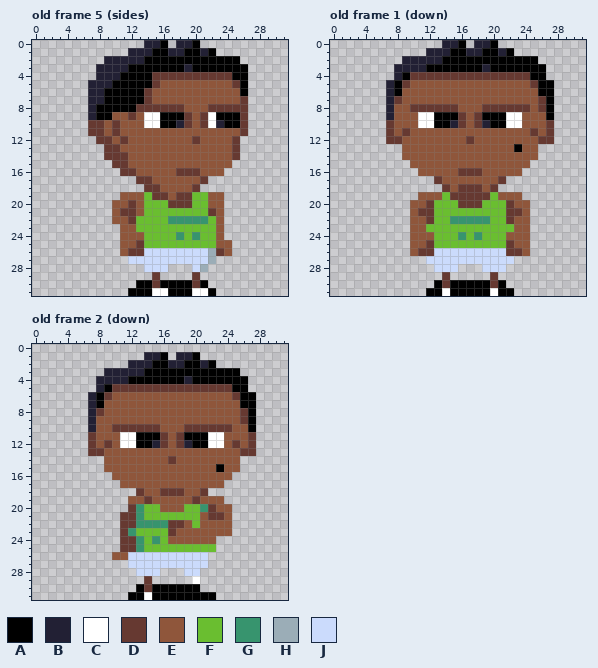
File history of a pixel-art file, sprites/characters/male_2/walking_anims.ase. Above: the version before the commit.
32x32 pixels, 5 frames. Shown: old frame 5 (sides), old frame 1 (down), old frame 2 (down). The commit also changed other frames, which this record leaves out.
Palette (. is transparent): A #000000  B #222034  C #ffffff  D #663931  E #8f563b  F #6abe30  G #37946e  H #9badb7  J #cbdbfc
Pixels before, old frame 5 (sides), first column x 7:
 0 .......BBA.BBA......
 1 .....BBBAABBAABA....
 2 ..BBBBBAAAAAAAAAAAA.
 3 .BBBBAAAAAAABAAAAAAA
 4 .BBBAAAADDDDDDDDDDAA
 5 BBBAAAAADEEEEEEEEEDA
 6 BBAAAAADEEEEEEEEEEEA
 7 BBAAAAADEEEEEEEEEEED
 8 BAAAAADDDDDDEEEDDDDD
 9 BAAEEDECCAAADEDCAAAD
10 DDEDEEECCAABDEDCBAAD
11 DDEDEEEEEEEEEEEEEEED
12 .DDEDEEEEEEEEDEEEED.
13 ..DDEEEEEEEEEEEEEED.
14 ..DDDEEEEEEEEEEEEED.
15 ...DDEEEEEEEEEEEEE..
16 ....DDEEEEEDDDEEE...
17 ......DDEEEEEED.....
18 .......DDEEEED......
19 ....EEEFDDEDDFFEE...
20 ...EEDEFFFDDDFFEE...
21 ...EDDEFFFFFFFFDE...
22 ...EEDFFFFGGGGGFE...
23 ....EEFFFFFFFFFFE...
24 ....EEEFFFFGFGFFE...
25 ....EEDFFFFFFFFFEE..
26 ....EDDJJJJJJJJHDE..
27 .....JJJJJJJJJJH....
28 .......JJJ...JH.....
29 ........D....D......
30 ......AADAAAADA.....
31 .....AAACCAAACCA....
Pixels before, old frame 1 (down), first column x 7:
 0 .......BBA.BBA.......
 1 .....BBBAABBAABA.....
 2 ..BBBBBAAAAAAAAAAAA..
 3 .BBBBAAAAAAABAAAAAAA.
 4 .BADDDDDDDDDDDDDDDAA.
 5 BADEEEEEEEEEEEEEEEDAA
 6 BAEEEEEEEEEEEEEEEEEAA
 7 BDEEEEEEEEEEEEEEEEEDA
 8 BEEDDDDDDEEEDDDDDDEDA
 9 BEEECCAAADEDAAACCEEEA
10 DEEECCAABDEDBAACCEEED
11 DEDEEEEEEEEEEEEEEEDED
12 DDEEEEEEEEDEEEEEEEEDD
13 ..EEEEEEEEEEEEEEAEE..
14 ..EEEEEEEEEEEEEEEEE..
15 ...EEEEEEEEEEEEEEE...
16 ....EEEEEDDDEEEEE....
17 ......DEEEEEEED......
18 .......DEDDDED.......
19 ....EEEFDDDDDFEEE....
20 ...EEDFFFDDDFFFDEE...
21 ...EDDFFFFFFFFFDDE...
22 ...EEDFFGGGGGFFDEE...
23 ...EEFFFFFFFFFFFEE...
24 ...EEEFFFGFGFFFEEE...
25 ...EEDFFFFFFFFFDEE...
26 ...EDDJJJJJJJJJDDE...
27 .....JJJJJJJJJJJ.....
28 ......JJJ...JJJ......
29 .......D.....D.......
30 ......ADAAAAADA......
31 .....AACAAAAACAA.....
Pixels before, old frame 2 (down), first column x 7:
 1 .......BBA.BBA.......
 2 .....BBBAABBAABA.....
 3 ..BBBBBAAAAAAAAAAAA..
 4 .BBBBAAAAAAABAAAAAAA.
 5 .BADDDDDDDDDDDDDDDAA.
 6 BADEEEEEEEEEEEEEEEDAA
 7 BAEEEEEEEEEEEEEEEEEAA
 8 BDEEEEEEEEEEEEEEEEEDA
 9 BEEEEEEEEEEEEEEEEEEDA
10 BEEDDDDDDEEEDDDDDDEEA
11 DEEECCAAADEDAAACCEEED
12 DEDECCAABDEDBAACCEDED
13 DDEEEEEEEEEEEEEEEEEDD
14 ..EEEEEEEEDEEEEEEEE..
15 ..EEEEEEEEEEEEEEAEE..
16 ...EEEEEEEEEEEEEEE...
17 ....EEEEEEEEEEEEE....
18 ......DEEDDDEED......
19 .....EEDEEEEEDEEE....
20 .....DGFFEEEFFGDEE...
21 ....DDGFFFFFFFEDDE...
22 ....DDGGGGDDEFEEEE...
23 ....DGFFFFDEEEEEEE...
24 ....DDGFGFEEEEEE.....
25 ....DDGFFFFFFFFF.....
26 ...EEJJJJJJJJJJ......
27 .....JJJJJJJJJJ......
28 ......JJJ...JJ.......
29 .......D.....C.......
30 ......ADAAAAAA.......
31 .....AACAAAAAAAA.....
After the commit:
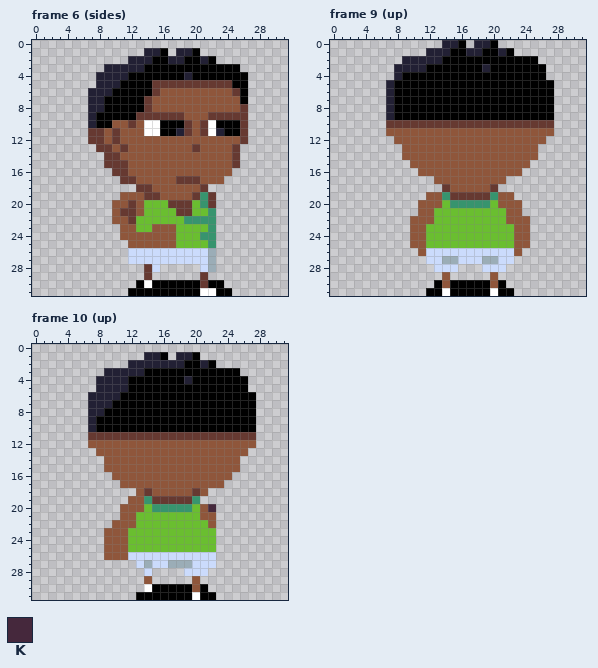
Colours new in this view: K #45283c
A new or re-ordered frame is compared with the old frame closest to it.
Edits made:
frames 5 -> 12
Frame 6 (sides) is new; against old frame 5 (sides):
y 0: x 14..16 BBA -> ...; x 18..20 BBA -> ...
y 1: x 12..13 BB -> ..; x 15 A -> B; x 17 B -> .; x 19 A -> B; x 21..22 BA -> ..
y 2: x 9..11 BBB -> ...; x 14 A -> B; x 17..18 AA -> BB; x 21 A -> B; x 23..25 AAA -> ...
y 3: x 8 B -> .; x 12..13 AA -> BB; x 19 B -> A; x 26 A -> .
y 4: x 11 A -> B; x 15..24 DDDDDDDDDD -> AAAABAAAAA
y 5: x 7 B -> .; x 10 A -> B; x 16..25 EEEEEEEEED -> DDDDDDDDDA
y 6: x 9 A -> B; x 14..15 DE -> AD; x 25 E -> D
y 7: x 26 D -> A
y 8: x 8 A -> B; x 13 D -> A; x 15..18 DDDD -> EEEE; x 22..25 DDDD -> EEEE
y 9: x 10..19 EEDECCAAAD -> AAADDDDDDE; x 21..25 DCAAA -> EDDDD
y 10: x 7..10 DDED -> BAAE; x 12 E -> D; x 18 B -> A; x 23 B -> A
y 11: x 14..19 EEEEEE -> CCAABD; x 21..25 EEEEE -> DCBAA
y 12: x 7 . -> D; x 9..11 DED -> EDE; x 20 D -> E; x 25..26 D. -> ED
y 13: x 8 . -> D; x 10..11 DE -> ED; x 20 E -> D
y 14: x 11 D -> E
y 15: x 9 . -> D; x 25 . -> D
y 16: x 10 . -> D; x 12 D -> E; x 18..20 DDD -> EEE; x 24 . -> E
y 17: x 11..14 ..DD -> DDEE; x 18..23 EEED.. -> DDDEEE
y 18: x 13 . -> D; x 15 D -> E; x 20..21 D. -> ED
y 19: x 14 F -> D; x 16 D -> E; x 18..23 DDFFEE -> EEDGD.
y 20: x 21..23 FEE -> GD.
y 21: x 18..19 FF -> DD; x 22..23 DE -> G.
y 22: x 17..18 GG -> FF; x 22..23 FE -> G.
y 23: x 15..17 FFF -> EEE; x 22..23 FE -> G.
y 24: x 14..18 FFFFG -> EEEEF; x 20..23 GFFE -> FGG.
y 25: x 11 E -> .; x 13..17 DFFFF -> EEEEE; x 22..24 FEE -> G..
y 26: x 11..13 EDD -> .JJ; x 23..24 DE -> ..
y 28: x 14 J -> D; x 16 J -> .; x 20..22 JH. -> .JH
y 29: x 14..15 .D -> D.; x 20..21 D. -> .D
y 30: x 14..15 AD -> CA; x 20..23 DA.. -> ADAA
y 31: x 15..16 CC -> AA; x 20 C -> A; x 22..24 A.. -> CAA
Frame 9 (up) is new; against old frame 1 (down):
y 4: x 10..24 DDDDDDDDDDDDDDD -> AAAAAAAAAAAAAAA
y 5: x 9..25 DEEEEEEEEEEEEEEED -> AAAAAAAAAAAAAAAAA
y 6: x 9..25 EEEEEEEEEEEEEEEEE -> AAAAAAAAAAAAAAAAA
y 7: x 8..26 DEEEEEEEEEEEEEEEEED -> AAAAAAAAAAAAAAAAAAA
y 8: x 8..26 EEDDDDDDEEEDDDDDDED -> AAAAAAAAAAAAAAAAAAA
y 9: x 8..12 EEECC -> AAAAA; x 16..18 DED -> AAA; x 22..26 CCEEE -> AAAAA
y 10: x 8..15 EEECCAAB -> DDDDDDDD; x 17 E -> D; x 19..26 BAACCEEE -> DDDDDDDD
y 11: x 7 D -> E; x 9 D -> E; x 25 D -> E; x 27 D -> E
y 12: x 7..8 DD -> .E; x 17 D -> E; x 26..27 DD -> E.
y 13: x 23 A -> E
y 16: x 16..18 DDD -> EEE
y 17: x 13 D -> E; x 21 D -> E
y 18: x 16..18 DDD -> EEE
y 19: x 11 E -> .; x 14 F -> G; x 20 F -> G; x 23 E -> .
y 20: x 10 E -> .; x 12..13 DF -> EE; x 15..19 FDDDF -> GGGGG; x 21..22 FD -> EE; x 24 E -> .
y 21: x 10..12 EDD -> .EE; x 22..24 DDE -> EE.
y 22: x 12 D -> E; x 15..19 GGGGG -> FFFFF; x 22 D -> E
y 24: x 12 E -> F; x 16 G -> F; x 18 G -> F; x 22 E -> F
y 25: x 12 D -> F; x 22 D -> F
y 26: x 10..12 EDD -> .EJ; x 22..24 DDE -> JE.
y 27: x 14..15 JJ -> HH; x 19..20 JJ -> HH
y 29..30: x 14 D -> E; x 20 D -> E
Frame 10 (up) is new; against old frame 2 (down):
y 2: x 15..16 AA -> BB
y 5: x 9..24 ADDDDDDDDDDDDDDD -> BBBAAAAAAAAAAAAA
y 6: x 8..25 ADEEEEEEEEEEEEEEED -> BBBAAAAAAAAAAAAAAA
y 7: x 8..25 AEEEEEEEEEEEEEEEEE -> BBAAAAAAAAAAAAAAAA
y 8: x 8..26 DEEEEEEEEEEEEEEEEED -> BAAAAAAAAAAAAAAAAAA
y 9: x 8..26 EEEEEEEEEEEEEEEEEED -> AAAAAAAAAAAAAAAAAAA
y 10: x 8..26 EEDDDDDDEEEDDDDDDEE -> AAAAAAAAAAAAAAAAAAA
y 11: x 8..15 EEECCAAA -> DDDDDDDD; x 17 E -> D; x 19..26 AAACCEEE -> DDDDDDDD
y 12: x 7 D -> E; x 9 D -> E; x 11..16 CCAABD -> EEEEEE; x 18..23 DBAACC -> EEEEEE; x 25 D -> E; x 27 D -> E
y 13: x 7..8 DD -> .E; x 26..27 DD -> E.
y 14: x 17 D -> E
y 15: x 23 A -> E
y 18: x 13..14 DE -> ED; x 16..18 DDD -> EEE; x 20..21 ED -> DE
y 19: x 14..23 DEEEEEDEEE -> GDDDDDG...
y 20: x 11..13 .DG -> EEE; x 15..19 FEEEF -> GGGGG; x 21..24 GDEE -> EK..
y 21: x 11..13 DDG -> EEF; x 22..24 DDE -> E..
y 22: x 10..19 .DDGGGGDDE -> EEEFFFFFFF; x 21 E -> F; x 23..24 EE -> ..
y 23: x 9..12 ..DG -> EEEF; x 17..24 DEEEEEEE -> FFFFFF..
y 24: x 9..13 ..DDG -> EEEFF; x 15 G -> F; x 17..22 EEEEEE -> FFFFFF
y 25: x 9..13 ..DDG -> EEEFF
y 26: x 9 . -> E; x 22 . -> J
y 27: x 12 J -> .; x 14 J -> H; x 17..19 JJJ -> HHH; x 22 . -> J
y 28: x 13 J -> .; x 15 J -> .; x 21 . -> J
y 29: x 14 D -> E; x 20 C -> E
y 30: x 13..14 AD -> .C; x 20..21 A. -> EA
y 31: x 12 A -> .; x 14 C -> A; x 20 A -> C
